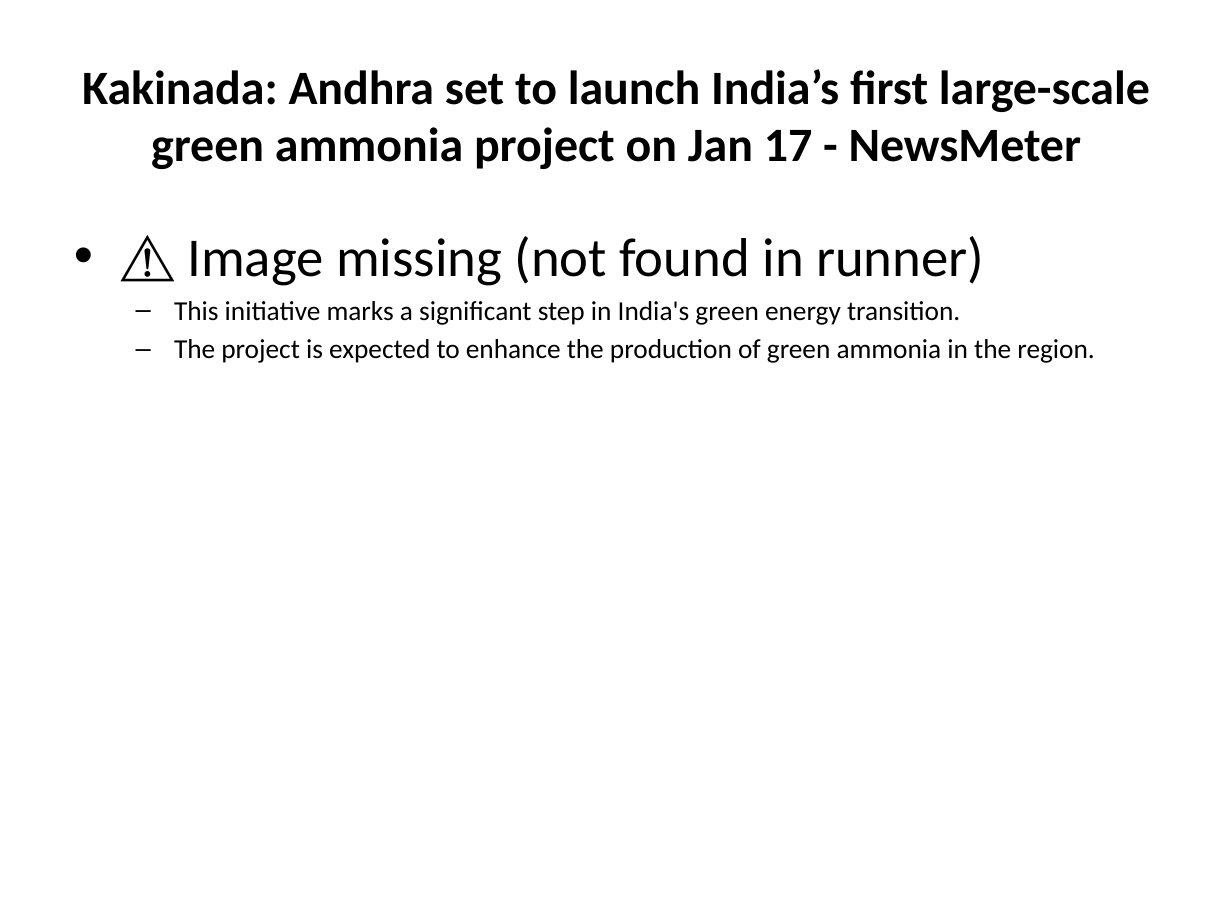
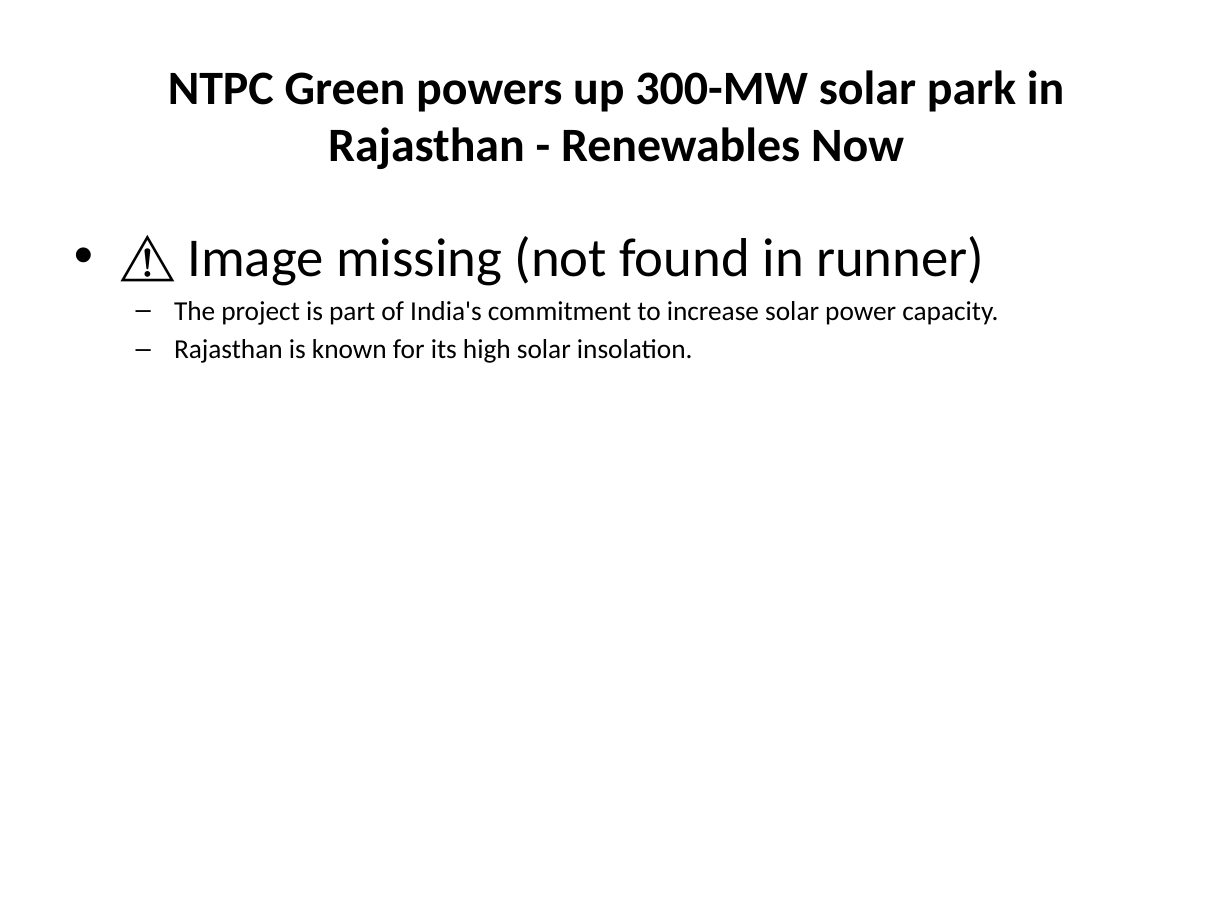
Before and after one commit to gauravsiemens1988/Linkedin-AI-Agent_Personal, a slide deck: slide 3 of drafts/linkedin_carousel.pptx. Drawn at 1232x924 pixels with LibreOffice and Linux fonts; fonts in the diff are those of the drawing. Boxes give left, top, right and bottom in pixels: in the first picture for what was removed or moved away, otherwise in the second. Text is boxed around its words. In the diff, an @@ line names an element or a change of style, - is before the commit and + after.

```diff
--- a/drafts/linkedin_carousel.pptx
+++ b/drafts/linkedin_carousel.pptx
@@ title at (x1=168, y1=70, x2=1064, y2=169): text changed @@
-Kakinada: Andhra set to launch India’s first large-scale green ammonia project on Jan 17 - NewsMeter
+NTPC Green powers up 300-MW solar park in Rajasthan - Renewables Now
@@ text at (x1=174, y1=301, x2=998, y2=363): text changed @@
-  – This initiative marks a significant step in India's green energy transition.
-  – The project is expected to enhance the production of green ammonia in the region.
+  – The project is part of India's commitment to increase solar power capacity.
+  – Rajasthan is known for its high solar insolation.
```
Also in this commit, not shown: 5 other slides changed, 1 other file.
